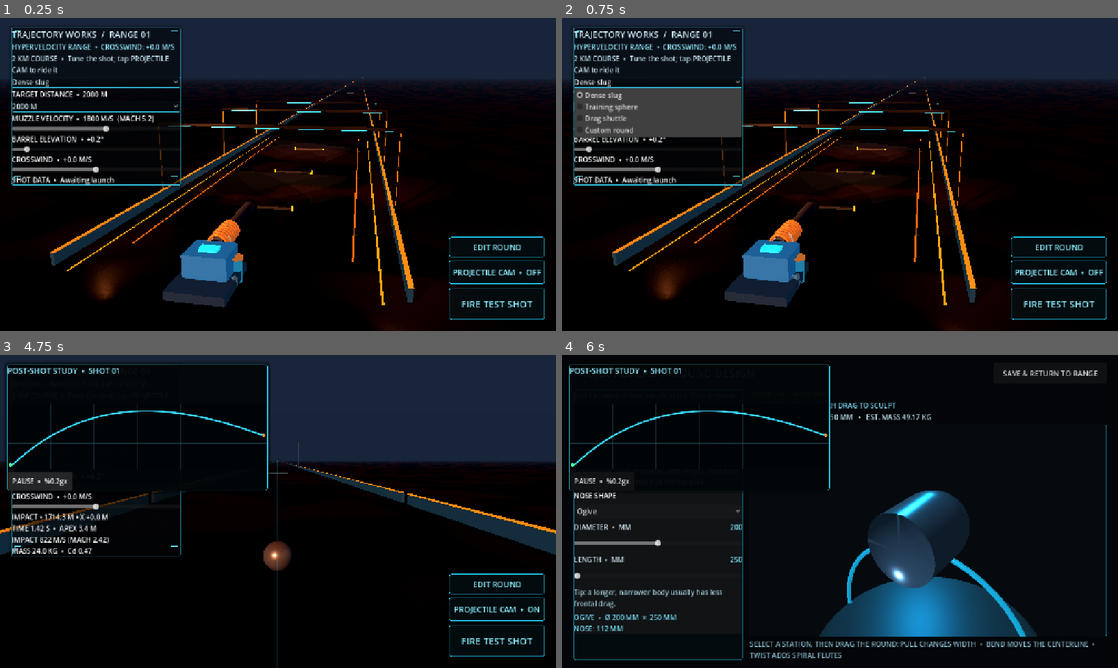
Above: before the commit, frames 1-4 (two rows, left to right).
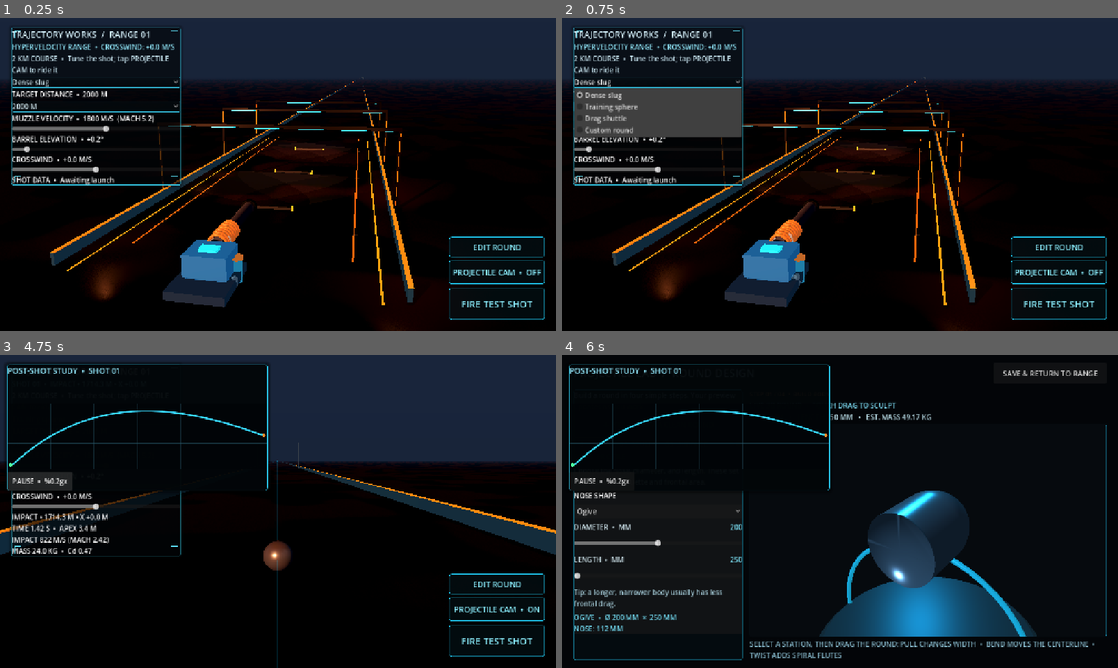
Above: after the commit, the same moments.

Repository: tpylman90-ctrl/Trajectory-Works
Game: Godot game, scene res://scenes/range.tscn
Two runs of this game, one before a commit and one after it. Both use one fixed random seed, a clock stepped at 60 frames per second and the inputs below.
Inputs:
- Up to frame 1 (0.25 s): no input
- Up to frame 2 (0.75 s): click "Dense slug" at 0.5 s
- Up to frame 3 (4.75 s): click "2000 M" at 1.25 s; click "Training sphere" at 2 s; click "FIRE TEST SHOT" at 2.75 s; click "PROJECTILE CAM • OFF" at 3.5 s; click "REPLAY • 0.25×" at 4.25 s
- Up to frame 4 (6 s): click "PROJECTILE CAM • ON" at 5 s; click "EDIT ROUND" at 5.75 s

The runs differ from the first frame. In frame 1, less than 0.1% of the frame differs, in the area x 34-64%, y 23-50%; in frame 2, less than 0.1%; in frame 3, less than 0.1%, in the area x 26-84%, y 37-55%; in frame 4, nothing differs.
Error before the commit: unsupported format character in operator '%'. (res://scripts/range.gd:652)
Error after the commit: unsupported format character in operator '%'. (res://scripts/range.gd:674)

Commit message:
Extend illuminated range course to 22 km

Diff:
--- a/scripts/range.gd
+++ b/scripts/range.gd
@@ -1,6 +1,6 @@
 extends Node3D
 
-const RANGE_LENGTH := 2000.0
+const RANGE_LENGTH := 22000.0
 const AIR_DENSITY := 1.225
 const SEA_LEVEL_SOUND_SPEED := 343.0
 const AIR_GAS_CONSTANT := 287.05
@@ -385,25 +385,31 @@
 		_add_box(self, Vector3(1.95, 0.22, -distance), Vector3(0.12, 0.42, 0.18), Color(0.92, 0.55, 0.12), 0.02, 0.58)
 	_add_box(self, Vector3(-8.0, 0.025, -24.0), Vector3(0.12, 0.05, 48.0), Color(0.96, 0.48, 0.10), 0.0, 0.7)
 	_add_box(self, Vector3(8.0, 0.025, -24.0), Vector3(0.12, 0.05, 48.0), Color(0.96, 0.48, 0.10), 0.0, 0.7)
-	# Extend the launch lane into a measured 2 km ballistic course.
+	# Continuous segmented rails, running lights and distance stations lead to 22 km.
+	var rail_segment_length := 2000.0
 	for side in [-1.0, 1.0]:
-		for segment in range(10):
-			var center_z := -100.0 - float(segment) * 200.0
-			_add_box(self, Vector3(side * 9.2, 0.36, center_z), Vector3(0.22, 0.72, 199.0), Color(0.09, 0.17, 0.22), 0.42, 0.46)
-			_add_box(self, Vector3(side * 9.2, 0.74, center_z), Vector3(0.25, 0.045, 199.0), Color(1.0, 0.42, 0.10), 0.1, 0.36)
-	for distance in range(250, 2001, 250):
+		for segment in range(int(RANGE_LENGTH / rail_segment_length)):
+			var center_z := -rail_segment_length * (float(segment) + 0.5)
+			var span := rail_segment_length - 1.0
+			_add_box(self, Vector3(side * 9.2, 0.36, center_z), Vector3(0.22, 0.72, span), Color(0.09, 0.17, 0.22), 0.42, 0.46)
+			_add_box(self, Vector3(side * 9.2, 0.74, center_z), Vector3(0.25, 0.045, span), Color(1.0, 0.42, 0.10), 0.1, 0.36)
+	for distance in range(500, int(RANGE_LENGTH) + 1, 500):
 		_add_box(self, Vector3(0.0, 0.02, -float(distance)), Vector3(0.28, 0.035, 2.2), Color(0.84, 0.89, 0.88), 0.05, 0.62)
 		_add_box(self, Vector3(0.0, 0.13, -float(distance)), Vector3(4.4, 0.26, 0.16), Color(0.09, 0.16, 0.20), 0.25, 0.58)
-		var readout := Label3D.new()
-		readout.text = "%d M" % distance
-		readout.position = Vector3(-9.45, 1.3, -float(distance))
-		readout.font_size = 64
-		readout.pixel_size = 0.008
-		readout.modulate = Color(0.55, 0.85, 0.92)
-		readout.outline_size = 8
-		add_child(readout)
+		if distance % 2000 == 0:
+			var readout := Label3D.new()
+			readout.text = "%d KM" % int(distance / 1000)
+			readout.position = Vector3(-10.2, 1.3, -float(distance))
+			readout.font_size = 64
+			readout.pixel_size = 0.008
+			readout.modulate = Color(0.55, 0.85, 0.92)
+			readout.outline_size = 8
+			add_child(readout)
 	# Tall, illuminated sensor portals and staggered target stations provide distance cues.
-	for distance in [300.0, 700.0, 1100.0, 1500.0, 1900.0]:
+	var sensor_distances := [300.0, 700.0, 1100.0, 1500.0, 1900.0]
+	for distance in range(2000, int(RANGE_LENGTH) + 1, 2000):
+		sensor_distances.append(float(distance))
+	for distance in sensor_distances:
 		for side in [-1.0, 1.0]:
 			_add_box(self, Vector3(side * 8.0, 5.0, -distance), Vector3(0.18, 10.0, 0.22), Color(0.10, 0.18, 0.23), 0.34, 0.5)
 			_add_box(self, Vector3(side * 8.0, 9.98, -distance), Vector3(0.24, 0.06, 0.26), Color(1.0, 0.36, 0.12), 0.08, 0.36)
@@ -550,7 +556,8 @@
 			_add_box(self, Vector3(side * 9.6, 3.12, distance + 0.16), Vector3(0.055, 5.5, 0.025), Color(0.94, 0.34, 0.08), 0.25, 0.4)
 		_add_box(self, Vector3(0.0, 6.15, distance), Vector3(19.2, 0.24, 0.28), Color(0.075, 0.12, 0.16), 0.62, 0.46)
 		_add_box(self, Vector3(0.0, 6.0, distance + 0.16), Vector3(18.2, 0.045, 0.035), Color(0.10, 0.66, 0.82), 0.2, 0.35)
-	# Side-mounted range lights frame the lane without spanning across the shot path.
+	# Near fixtures provide real spill light; distant stations use emissive lamps to
+	# keep the 22 km corridor readable without dozens of costly real-time lights.
 	for distance in [-5.0, -22.0, -40.0]:
 		for side in [-1.0, 1.0]:
 			if distance != -40.0:
@@ -575,6 +582,21 @@
 				var beam_target := Vector3(0.0, 0.0, distance - 12.0)
 				beam.look_at(beam_target, Vector3.UP)
 				_add_light_shaft(beam.global_position, beam_target, beam.light_color)
+	for distance in range(1000, int(RANGE_LENGTH) + 1, 1000):
+		var z := -float(distance)
+		for side in [-1.0, 1.0]:
+			_add_box(self, Vector3(side * 11.8, 2.0, z), Vector3(0.10, 4.0, 0.10), Color(0.11, 0.19, 0.23), 0.46, 0.52)
+			_add_box(self, Vector3(side * 11.8, 4.08, z), Vector3(0.34, 0.16, 0.34), Color(0.12, 0.83, 0.97), 0.05, 0.26)
+			_add_box(self, Vector3(side * 11.8, 3.88, z), Vector3(0.24, 0.08, 0.26), Color(1.0, 0.46, 0.14), 0.06, 0.3)
+		if distance % 2000 == 0:
+			var station_light := OmniLight3D.new()
+			station_light.name = "DownrangeStationLight"
+			station_light.position = Vector3(11.8 if (distance / 2000) % 2 == 0 else -11.8, 3.8, z)
+			station_light.light_color = Color(0.18, 0.72, 0.92)
+			station_light.light_energy = 1.3
+			station_light.omni_range = 28.0
+			station_light.shadow_enabled = false
+			add_child(station_light)
 
 
 func _build_range_assets() -> void:
@@ -1006,7 +1028,14 @@
 	target_distance_picker.add_theme_color_override("font_color", Color(0.83, 0.92, 0.95))
 	for distance in range(250, 2001, 250):
 		target_distance_picker.add_item("%d M" % distance)
-	target_distance_picker.selected = target_distance_picker.item_count - 1
+	for distance in range(3000, int(RANGE_LENGTH) + 1, 1000):
+		target_distance_picker.add_item("%d M" % distance)
+	var default_distance_index := 0
+	for item_index in target_distance_picker.item_count:
+		if int(target_distance_picker.get_item_text(item_index).trim_suffix(" M")) == target_distance_m:
+			default_distance_index = item_index
+			break
+	target_distance_picker.selected = default_distance_index
 	target_distance_picker.item_selected.connect(_on_target_distance_selected)
 	stack.add_child(target_distance_picker)
 	_on_target_distance_selected(target_distance_picker.selected)
